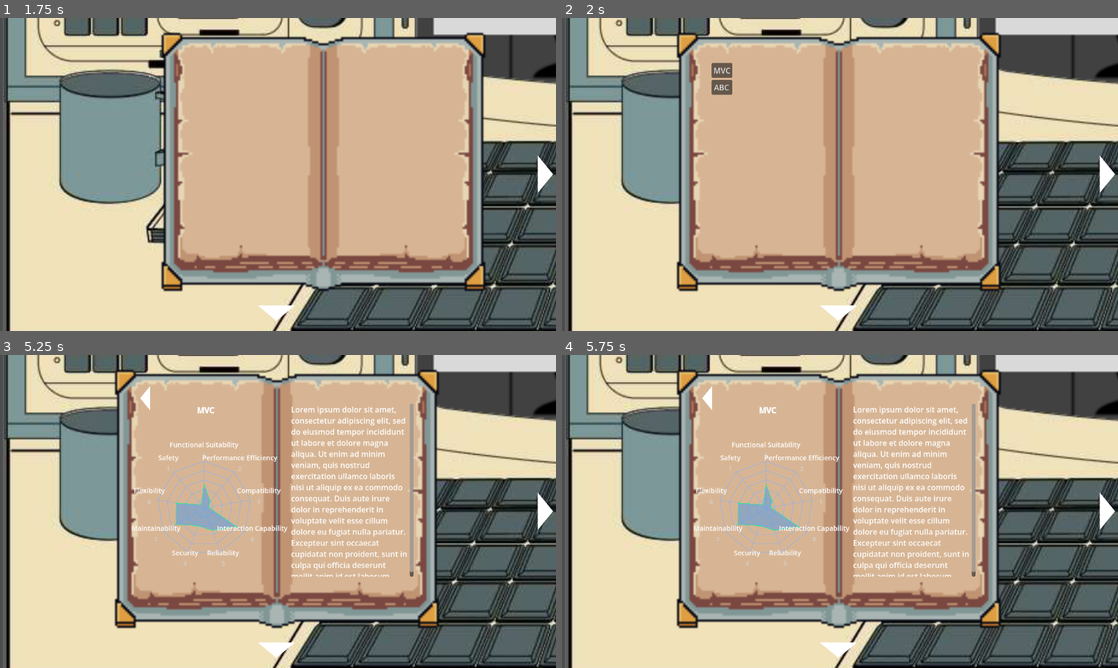
Above: before the commit, frames 1-4 (two rows, left to right).
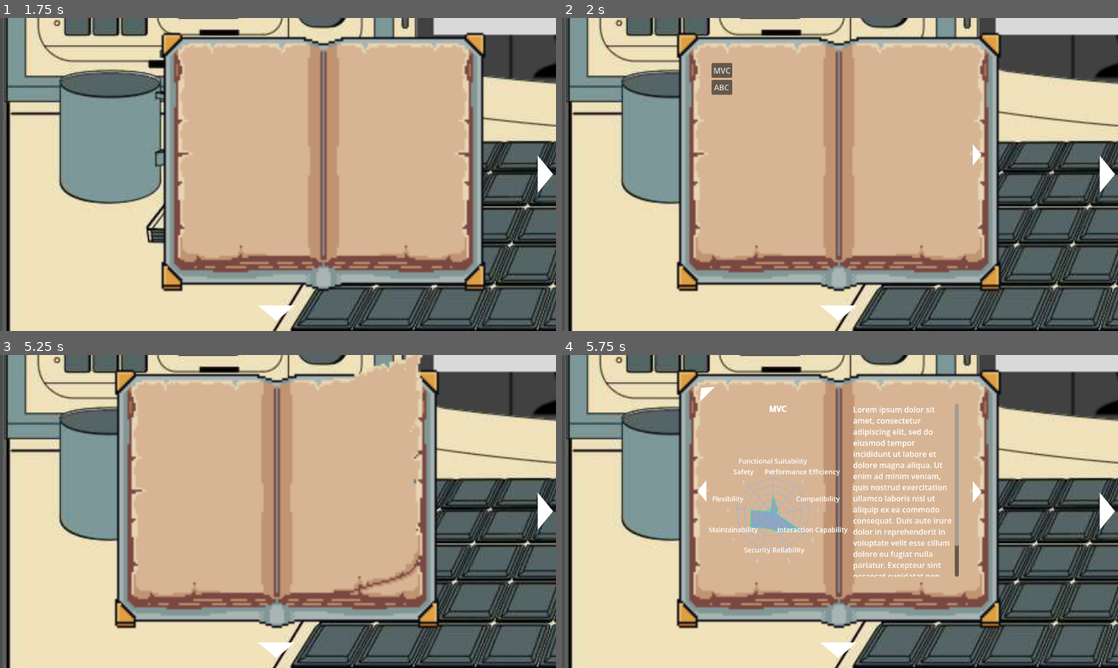
Above: after the commit, the same moments.

Repository: fernando38954/Total-Meltdown
Game: Godot game, scene res://test_scene.tscn
Same seed, same stepped clock (60 frames per second), same inputs: the game is played once before the commit and once after it.
Inputs (mouse positions are in pixels of both pictures, inside the frame that each line leads up to):
- Up to frame 1 (1.75 s): tap Enter at 0.5 s; click (278, 174) at 0.67 s; click (11, 171) at 1.25 s
- Up to frame 2 (2 s): no input
- Up to frame 3 (5.25 s): click (544, 511) at 2 s; click (278, 649) at 2.75 s; tap Space at 3.5 s; move the mouse to (278, 511) at 3.52 s; click (278, 511) at 3.67 s; click (11, 508) at 4.25 s; click "MVC" at 5 s
- Up to frame 4 (5.75 s): no input

Frame 1 is identical in both runs. In frame 2, less than 0.1% of the frame differs, in the area x 73-76%, y 40-48%; in frame 3, 6.1%, in the area x 23-77%, y 0-76%; in frame 4, 5.7%.

Commit message:
Add a turn_page function to Swebok

Diff:
--- a/total-meltdown/scenes/swebok/ContentViewer.tscn
+++ b/total-meltdown/scenes/swebok/ContentViewer.tscn
@@ -2,9 +2,6 @@
 
 [ext_resource type="Script" uid="uid://cgqtegu1605kk" path="res://scripts/swebok/content_viewer.gd" id="1_6tgrj"]
 [ext_resource type="PackedScene" uid="uid://dnbluou2l5jpn" path="res://scenes/RadarChart.tscn" id="2_1ym60"]
-[ext_resource type="Texture2D" uid="uid://bk348p27nanvm" path="res://placeholder/WhiteArrow.png" id="2_jfc1b"]
-[ext_resource type="Texture2D" uid="uid://okp1hih2djd1" path="res://placeholder/GrayArrow.png" id="3_m0cnx"]
-[ext_resource type="Texture2D" uid="uid://dmc2r0c75pl63" path="res://placeholder/LightGrayArrow.png" id="4_deflh"]
 
 [node name="ContentViewer" type="Control" unique_id=474821504]
 layout_mode = 3
@@ -26,22 +23,9 @@
 offset_bottom = 649.0
 bbcode_enabled = true
 
-[node name="BackButton" type="TextureButton" parent="." unique_id=1429989153]
-layout_mode = 0
-offset_right = 8.0
-offset_bottom = 8.0
-rotation = 4.712389
-scale = Vector2(0.2, 0.2)
-pivot_offset = Vector2(128, 128)
-texture_normal = ExtResource("2_jfc1b")
-texture_pressed = ExtResource("3_m0cnx")
-texture_hover = ExtResource("4_deflh")
-
 [node name="RadarChart" parent="." unique_id=1384305498 instance=ExtResource("2_1ym60")]
 layout_mode = 0
 offset_left = 219.0
 offset_top = 284.0
 offset_right = 475.0
 offset_bottom = 540.0
-
-[connection signal="pressed" from="BackButton" to="." method="_on_back_button_pressed"]
--- a/total-meltdown/scenes/swebok/Swebok.tscn
+++ b/total-meltdown/scenes/swebok/Swebok.tscn
@@ -4,6 +4,25 @@
 [ext_resource type="Texture2D" uid="uid://0g7tw8n72gim" path="res://placeholder/Book_white.png" id="2_wlni6"]
 [ext_resource type="PackedScene" uid="uid://bvqa22rf2ptyj" path="res://scenes/swebok/Catalog.tscn" id="2_x7age"]
 [ext_resource type="PackedScene" uid="uid://b2bor1i0t51n0" path="res://scenes/swebok/ContentViewer.tscn" id="3_wlni6"]
+[ext_resource type="Texture2D" uid="uid://bk348p27nanvm" path="res://placeholder/WhiteArrow.png" id="5_27urn"]
+[ext_resource type="Texture2D" uid="uid://okp1hih2djd1" path="res://placeholder/GrayArrow.png" id="6_1kmui"]
+[ext_resource type="Texture2D" uid="uid://dmc2r0c75pl63" path="res://placeholder/LightGrayArrow.png" id="7_k2pky"]
+
+[sub_resource type="AtlasTexture" id="AtlasTexture_6oo3v"]
+atlas = ExtResource("2_wlni6")
+region = Rect2(0, 0, 190, 160)
+
+[sub_resource type="AtlasTexture" id="AtlasTexture_6hepp"]
+atlas = ExtResource("2_wlni6")
+region = Rect2(190, 0, 190, 160)
+
+[sub_resource type="AtlasTexture" id="AtlasTexture_abwjj"]
+atlas = ExtResource("2_wlni6")
+region = Rect2(380, 0, 190, 160)
+
+[sub_resource type="AtlasTexture" id="AtlasTexture_413ca"]
+atlas = ExtResource("2_wlni6")
+region = Rect2(570, 0, 190, 160)
 
 [sub_resource type="AtlasTexture" id="AtlasTexture_0h8ia"]
 atlas = ExtResource("2_wlni6")
@@ -25,24 +44,25 @@
 atlas = ExtResource("2_wlni6")
 region = Rect2(570, 0, 190, 160)
 
-[sub_resource type="AtlasTexture" id="AtlasTexture_6oo3v"]
-atlas = ExtResource("2_wlni6")
-region = Rect2(0, 0, 190, 160)
-
-[sub_resource type="AtlasTexture" id="AtlasTexture_6hepp"]
-atlas = ExtResource("2_wlni6")
-region = Rect2(190, 0, 190, 160)
-
-[sub_resource type="AtlasTexture" id="AtlasTexture_abwjj"]
-atlas = ExtResource("2_wlni6")
-region = Rect2(380, 0, 190, 160)
-
-[sub_resource type="AtlasTexture" id="AtlasTexture_413ca"]
-atlas = ExtResource("2_wlni6")
-region = Rect2(570, 0, 190, 160)
-
 [sub_resource type="SpriteFrames" id="SpriteFrames_qhdxt"]
 animations = [{
+"frames": [{
+"duration": 1.0,
+"texture": SubResource("AtlasTexture_6oo3v")
+}, {
+"duration": 1.0,
+"texture": SubResource("AtlasTexture_6hepp")
+}, {
+"duration": 1.0,
+"texture": SubResource("AtlasTexture_abwjj")
+}, {
+"duration": 1.0,
+"texture": SubResource("AtlasTexture_413ca")
+}],
+"loop": false,
+"name": &"open_book",
+"speed": 10.0
+}, {
 "frames": [{
 "duration": 1.0,
 "texture": SubResource("AtlasTexture_0h8ia")
@@ -60,24 +80,7 @@
 "texture": SubResource("AtlasTexture_lt6x6")
 }],
 "loop": false,
-"name": &"flip_left",
-"speed": 10.0
-}, {
-"frames": [{
-"duration": 1.0,
-"texture": SubResource("AtlasTexture_6oo3v")
-}, {
-"duration": 1.0,
-"texture": SubResource("AtlasTexture_6hepp")
-}, {
-"duration": 1.0,
-"texture": SubResource("AtlasTexture_abwjj")
-}, {
-"duration": 1.0,
-"texture": SubResource("AtlasTexture_413ca")
-}],
-"loop": false,
-"name": &"open_book",
+"name": &"turn_page",
 "speed": 10.0
 }]
 
@@ -89,7 +92,7 @@
 position = Vector2(593, 283)
 scale = Vector2(4.271875, 4.271875)
 sprite_frames = SubResource("SpriteFrames_qhdxt")
-animation = &"flip_left"
+animation = &"turn_page"
 
 [node name="Catalog" parent="." unique_id=997869620 node_paths=PackedStringArray("swebok") instance=ExtResource("2_x7age")]
 swebok = NodePath("..")
@@ -104,27 +107,63 @@
 swebok = NodePath("..")
 
 [node name="Title" parent="ContentViewer" index="0" unique_id=528443857]
-offset_left = 299.0
-offset_top = 103.0
-offset_right = 553.0
-offset_bottom = 151.0
+offset_left = 354.0
+offset_top = 100.0
+offset_right = 541.0
+offset_bottom = 148.0
 
 [node name="Description" parent="ContentViewer" index="1" unique_id=475701691]
 offset_top = 101.0
-offset_right = 857.0
+offset_right = 822.0
 offset_bottom = 459.0
 
-[node name="BackButton" parent="ContentViewer" index="2" unique_id=1429989153]
-offset_left = 175.00002
-offset_top = -39.00002
-offset_right = 431.0
-offset_bottom = 216.99998
+[node name="RadarChart" parent="ContentViewer" index="2" unique_id=1384305498]
+offset_left = 336.0
+offset_top = 229.0
+offset_right = 538.0
+offset_bottom = 431.0
 
-[node name="RadarChart" parent="ContentViewer" index="3" unique_id=1384305498]
-offset_left = 295.0
-offset_top = 189.0
-offset_right = 551.0
-offset_bottom = 445.0
+[node name="LeftButton" type="TextureButton" parent="." unique_id=1508500181]
+offset_left = 163.00002
+offset_top = 153.99998
+offset_right = 419.0
+offset_bottom = 410.0
+rotation = 4.712389
+scale = Vector2(0.175, 0.175)
+pivot_offset = Vector2(128, 128)
+texture_normal = ExtResource("5_27urn")
+texture_pressed = ExtResource("6_1kmui")
+texture_hover = ExtResource("7_k2pky")
+ignore_texture_size = true
+
+[node name="RightButton" type="TextureButton" parent="." unique_id=1273220789]
+offset_left = 730.99994
+offset_top = 154.99997
+offset_right = 986.99994
+offset_bottom = 410.99994
+rotation = 1.5707964
+scale = Vector2(0.175, 0.175)
+pivot_offset = Vector2(128, 128)
+texture_normal = ExtResource("5_27urn")
+texture_pressed = ExtResource("6_1kmui")
+texture_hover = ExtResource("7_k2pky")
+ignore_texture_size = true
+
+[node name="ReturnButton" type="TextureButton" parent="." unique_id=1488031083]
+offset_left = 168.0
+offset_top = -52.000023
+offset_right = 424.0
+offset_bottom = 203.99997
+rotation = -0.7853982
+scale = Vector2(0.175, 0.175)
+pivot_offset = Vector2(128, 128)
+texture_normal = ExtResource("5_27urn")
+texture_pressed = ExtResource("6_1kmui")
+texture_hover = ExtResource("7_k2pky")
+
+[connection signal="pressed" from="LeftButton" to="." method="_on_left_button_pressed"]
+[connection signal="pressed" from="RightButton" to="." method="_on_right_button_pressed"]
+[connection signal="pressed" from="ReturnButton" to="." method="_on_return_button_pressed"]
 
 [editable path="Catalog"]
 [editable path="ContentViewer"]
--- a/total-meltdown/scripts/autoload/swebok_manager.gd
+++ b/total-meltdown/scripts/autoload/swebok_manager.gd
@@ -3,6 +3,7 @@
 const CHAPTERS_DIR = "res://contents/swebok/"
 
 var chapters: Array = []
+var creation_finished = false
 
 func _ready():
 	load_chapters()
@@ -11,6 +12,7 @@
 	chapters.clear()
 	var dir = DirAccess.open(CHAPTERS_DIR)
 	if not dir:
+		creation_finished = true
 		push_error("Error on opening the directory:", CHAPTERS_DIR)
 		return
 
@@ -33,9 +35,12 @@
 						"description": data.get("description", ""),
 					})
 				else:
+					creation_finished = true
 					push_error("Failed to parse JSON：", file_name)
+					return
 				file.close()
 		file_name = dir.get_next()
 
 	chapters.sort_custom(func(a, b): return a.file_name < b.file_name)
+	creation_finished = true
 	print_debug("Number of chapters loaded：", chapters.size())
--- a/total-meltdown/scripts/swebok/catalog.gd
+++ b/total-meltdown/scripts/swebok/catalog.gd
@@ -4,7 +4,7 @@
 @export var swebok: Swebok = null
 
 func _ready():
-	while SwebokManager.chapters.is_empty():
+	while !SwebokManager.creation_finished:
 		await get_tree().process_frame
 	build_catalog()
 
@@ -23,5 +23,4 @@
 		button_container.add_child(button)
 
 func _on_chapter_selected(chapter_idx: int):
-	var chapter_data = SwebokManager.chapters[chapter_idx]
-	swebok.show_chapter_content(chapter_data)
+	swebok.turn_to_page(chapter_idx)
--- a/total-meltdown/scripts/swebok/content_viewer.gd
+++ b/total-meltdown/scripts/swebok/content_viewer.gd
@@ -2,7 +2,6 @@
 
 @onready var title_label = $Title
 @onready var description_label = $Description
-@onready var back_button = $BackButton
 @onready var radar_chart = $RadarChart
 @export var swebok: Swebok = null
 
@@ -10,6 +9,3 @@
 	title_label.text = "[center][b]%s[/b][/center]\n\n" % chapter_data.title
 	description_label.text = "%s" % chapter_data.description
 	radar_chart.set_attributes(chapter_data.attribute)
-
-func _on_back_button_pressed() -> void:
-	swebok.show_catalog()
--- a/total-meltdown/scripts/swebok/swebok.gd
+++ b/total-meltdown/scripts/swebok/swebok.gd
@@ -6,12 +6,29 @@
 @onready var book_sprite = $AnimatedSprite2D
 @onready var catalog_view = $Catalog
 @onready var content_view = $ContentViewer
+@onready var left_button = $LeftButton
+@onready var right_button = $RightButton
+@onready var return_button = $ReturnButton
 
 var open_position = Vector2(593, 283)
 var hide_position = Vector2(1558, 283)
 var tween: Tween
 
-var is_open: bool
+var current_page_idx: int
+
+#region Internal Classes
+enum BookPage {
+	turning = -4,
+	close = -3,
+	opening = -2,
+	catalogPage = -1
+}
+
+enum PageDirection {
+	left = -1,
+	right = 1
+}
+#endregion
 
 func _ready():
 	close_book(0)
@@ -27,34 +44,59 @@
 
 func close_book(duration: float = 0.5):
 	move_book(hide_position, duration)
-	hide_everything()
+	show_page(BookPage.close)
 	book_sprite.play_backwards("open_book")
-	is_open = false
 
 func open_book(duration: float = 0.5):
+	current_page_idx = BookPage.opening
 	move_book(open_position, duration)
 	book_sprite.play("open_book")
-	is_open = true
 
 	await move_animation_finished
-	if is_open:
-		show_catalog()
+	if current_page_idx == BookPage.opening:
+		show_page(BookPage.catalogPage)
+
+func turn_to_page(target_page_idx: int):
+	var direction = PageDirection.right if (target_page_idx > current_page_idx) else PageDirection.left
+	show_page(BookPage.turning)
+	book_sprite.play("turn_page", 1.0 * direction, (direction < 0))
+
+	await book_sprite.animation_finished
+	if current_page_idx == BookPage.turning:
+		show_page(target_page_idx)
 #endregion
 
 #region Book Content
-func hide_everything():
-	catalog_view.visible = false
-	content_view.visible = false
+func show_page(page_idx: int):
+	current_page_idx = page_idx
+	update_page_visibility()
+	update_buttons_visibility()
 
-func show_catalog():
-	catalog_view.visible = true
-	content_view.visible = false
+	if page_idx > BookPage.catalogPage:
+		content_view.show_content(SwebokManager.chapters[page_idx])
 
-func show_chapter_content(chapter_data: Dictionary):
-	catalog_view.visible = false
-	content_view.visible = true
-	content_view.show_content(chapter_data)
+func update_page_visibility():
+	catalog_view.visible = current_page_idx == BookPage.catalogPage
+	content_view.visible = current_page_idx > BookPage.catalogPage
 
-func show_catalog_from_content():
-	show_catalog()
+func update_buttons_visibility():
+	var catalog_index = BookPage.catalogPage
+	var last_chapter_index = SwebokManager.chapters.size() - 1
+	var prev_index = current_page_idx - 1
+	var next_index = current_page_idx + 1
+
+	left_button.visible = prev_index >= catalog_index and prev_index <= last_chapter_index
+	right_button.visible = current_page_idx >= catalog_index and next_index <= last_chapter_index
+	return_button.visible = current_page_idx > catalog_index
 #endregion
+
+func _on_left_button_pressed() -> void:
+	turn_to_page(current_page_idx + PageDirection.left)
+
+
+func _on_right_button_pressed() -> void:
+	turn_to_page(current_page_idx + PageDirection.right)
+
+
+func _on_return_button_pressed() -> void:
+	turn_to_page(BookPage.catalogPage)
